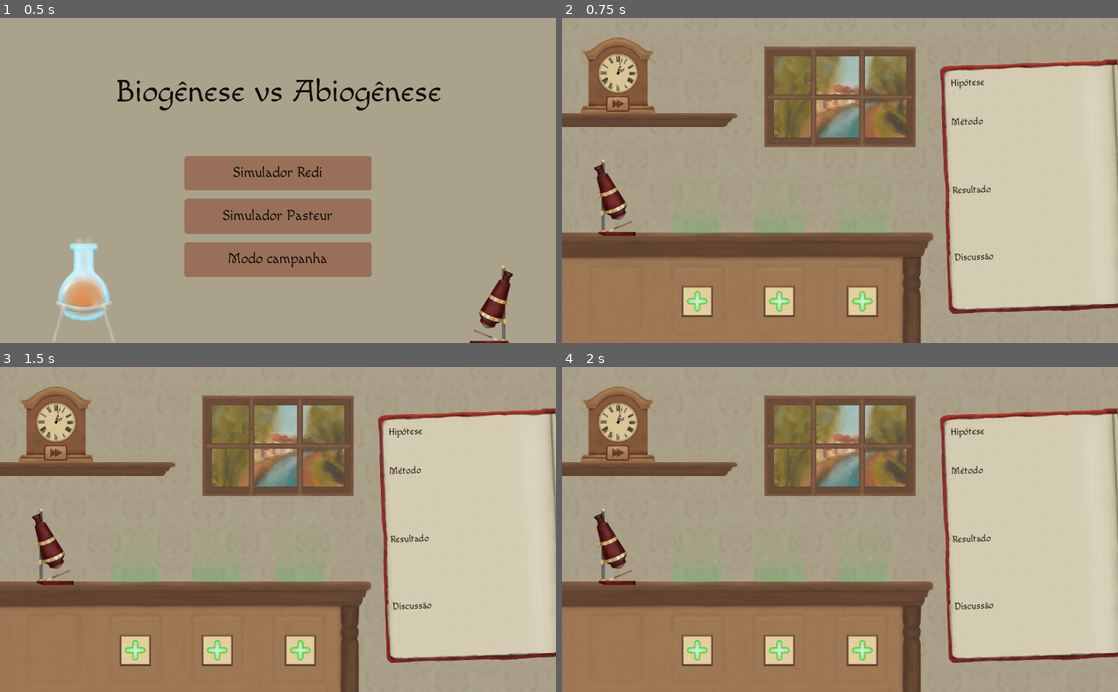
Above: before the commit, frames 1-4 (two rows, left to right).
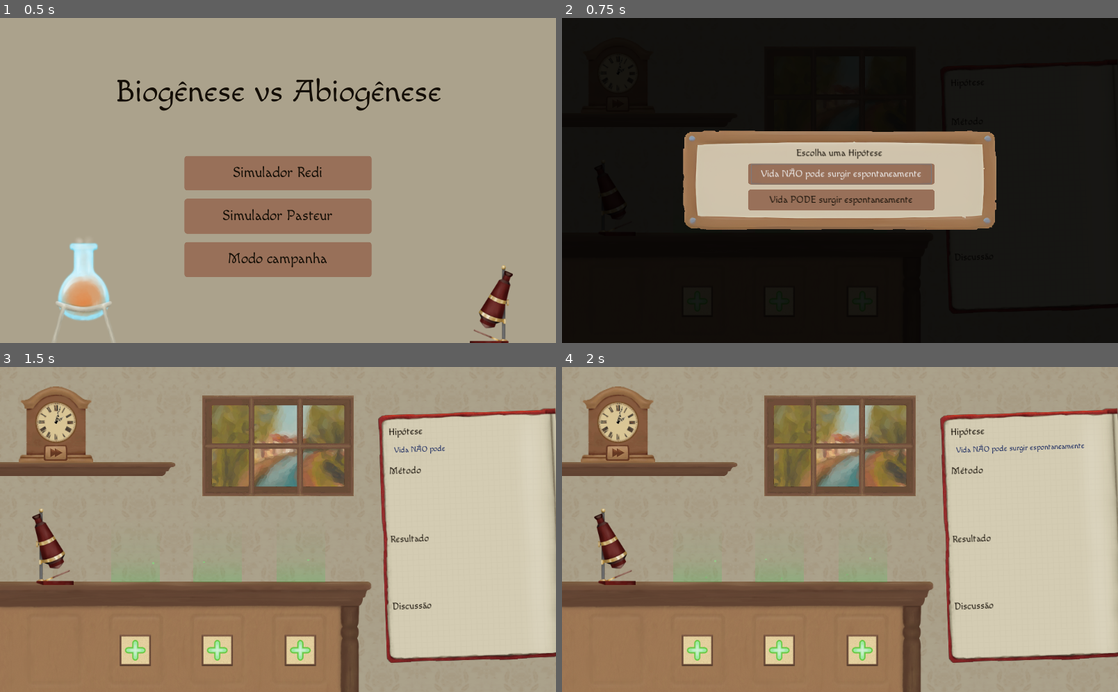
Above: after the commit, the same moments.

Repository: projetospix/Simulador-Biogenese
Game: Godot game, scene res://cenas/Menu Inicial.tscn
The game is run twice, just before and just after one commit, with the same random seed, the same clock (stepped at 60 frames per second) and the same inputs.
Inputs (mouse positions are in pixels of both pictures, inside the frame that each line leads up to):
- Up to frame 1 (0.5 s): no input
- Up to frame 2 (0.75 s): click "Simulador Pasteur" at 0.5 s
- Up to frame 3 (1.5 s): click (278, 523) at 1.25 s, where only the run after the commit has a clickable "Vida NÃO pode surgir espontan…"
- Up to frame 4 (2 s): no input

Frame 1 is identical in both runs. In frame 2, 98% of the frame differs, in the area x 0-100%, y 0-100%; in frame 3, less than 0.1%; in frame 4, 0.2%.

Commit message:
Hipótese

Diff:
--- a/cenas/Caderno.tscn
+++ b/cenas/Caderno.tscn
@@ -1,11 +1,13 @@
-[gd_scene load_steps=5 format=2]
+[gd_scene load_steps=6 format=2]
 
 [ext_resource path="res://cenas/Métodos/SequenciaFrasco.tscn" type="PackedScene" id=1]
 [ext_resource path="res://fontes-e-temas/renascença.tres" type="Theme" id=2]
 [ext_resource path="res://sprites/caderno.png" type="Texture" id=3]
 [ext_resource path="res://cenas/Resultados/SequenciaMicroscopio.tscn" type="PackedScene" id=4]
+[ext_resource path="res://scripts/Caderno.gd" type="Script" id=5]
 
 [node name="Caderno" type="Node2D"]
+script = ExtResource( 5 )
 
 [node name="Control" type="Control" parent="."]
 margin_right = 40.0
@@ -26,6 +28,16 @@
 margin_right = 98.0
 margin_bottom = 52.0
 text = "Hipótese"
+
+[node name="TextoHipotese" type="Label" parent="Control/Hipotese"]
+unique_name_in_owner = true
+margin_left = 9.0
+margin_top = 27.0
+margin_right = 296.0
+margin_bottom = 72.0
+rect_scale = Vector2( 0.8, 0.8 )
+custom_colors/font_color = Color( 0.0509804, 0.121569, 0.356863, 1 )
+valign = 1
 
 [node name="Metodo" type="Label" parent="Control"]
 margin_left = 17.0
--- a/cenas/CenárioPasteur.tscn
+++ b/cenas/CenárioPasteur.tscn
@@ -1,7 +1,8 @@
-[gd_scene load_steps=23 format=2]
+[gd_scene load_steps=24 format=2]
 
 [ext_resource path="res://scripts/Microscopio.gd" type="Script" id=1]
 [ext_resource path="res://scripts/botoesGenerico.gd" type="Script" id=2]
+[ext_resource path="res://scripts/CenárioPasteur.gd" type="Script" id=3]
 [ext_resource path="res://cenas/Tempo.tscn" type="PackedScene" id=4]
 [ext_resource path="res://cenas/AdicionarFrasco.tscn" type="PackedScene" id=5]
 [ext_resource path="res://fontes-e-temas/renascença.tres" type="Theme" id=6]
@@ -54,6 +55,7 @@
 [node name="Cenário Pasteur" type="Control"]
 anchor_right = 1.0
 anchor_bottom = 1.0
+script = ExtResource( 3 )
 __meta__ = {
 "_edit_lock_": true
 }
@@ -266,9 +268,77 @@
 position = Vector2( 696, 80 )
 rotation = -0.0361738
 
+[node name="EscolhaHipotese" type="Popup" parent="."]
+unique_name_in_owner = true
+visible = true
+margin_left = -590.0
+margin_top = -35.0
+margin_right = -9.0
+margin_bottom = 152.0
+theme = ExtResource( 6 )
+popup_exclusive = true
+
+[node name="ColorRect" type="ColorRect" parent="EscolhaHipotese"]
+anchor_left = 0.5
+anchor_top = 0.5
+anchor_right = 0.5
+anchor_bottom = 0.5
+margin_left = -512.0
+margin_top = -300.0
+margin_right = 612.0
+margin_bottom = 400.0
+color = Color( 0, 0, 0, 0.894118 )
+
+[node name="NinePatchRect" type="NinePatchRect" parent="EscolhaHipotese"]
+anchor_right = 1.0
+anchor_bottom = 1.0
+texture = ExtResource( 15 )
+patch_margin_left = 47
+patch_margin_top = 51
+patch_margin_right = 45
+patch_margin_bottom = 51
+
+[node name="Label" type="Label" parent="EscolhaHipotese"]
+anchor_left = 0.5
+anchor_right = 0.5
+margin_left = -80.5
+margin_top = 32.0
+margin_right = 80.5
+margin_bottom = 54.0
+text = "Escolha uma Hipótese"
+
+[node name="VBoxContainer" type="VBoxContainer" parent="EscolhaHipotese"]
+anchor_top = 1.0
+anchor_right = 1.0
+anchor_bottom = 1.0
+margin_left = 127.0
+margin_top = -124.0
+margin_right = -121.0
+margin_bottom = -38.0
+custom_constants/separation = 10
+alignment = 1
+
+[node name="Bio" type="Button" parent="EscolhaHipotese/VBoxContainer"]
+unique_name_in_owner = true
+margin_right = 333.0
+margin_bottom = 38.0
+size_flags_vertical = 3
+text = "Vida NÃO pode surgir espontaneamente"
+
+[node name="Abio" type="Button" parent="EscolhaHipotese/VBoxContainer"]
+unique_name_in_owner = true
+margin_top = 48.0
+margin_right = 333.0
+margin_bottom = 86.0
+size_flags_vertical = 3
+text = "Vida PODE surgir espontaneamente"
+
+[connection signal="AtualizaHipotese" from="." to="Caderno" method="AtualizaHipotese"]
 [connection signal="button_up" from="Microscopio/SpriteMicro" to="Microscopio" method="ObservarFrasco"]
 [connection signal="button_up" from="Microscopio/Botao Micro" to="Microscopio" method="ObservarFrasco"]
 [connection signal="button_up" from="Microscopio/Selecione/Remover" to="Microscopio" method="DesistirMicro"]
 [connection signal="button_up" from="Microscopio/Frasco 1" to="Microscopio" method="MostrarResultado" binds= [ "Frasco A" ]]
 [connection signal="button_up" from="Microscopio/Frasco 2" to="Microscopio" method="MostrarResultado" binds= [ "Frasco B" ]]
 [connection signal="button_up" from="Microscopio/Frasco 3" to="Microscopio" method="MostrarResultado" binds= [ "Frasco C" ]]
+[connection signal="button_up" from="EscolhaHipotese/VBoxContainer/Bio" to="." method="Biogenese"]
+[connection signal="button_up" from="EscolhaHipotese/VBoxContainer/Abio" to="." method="Abiogenese"]
--- /dev/null
+++ b/scripts/Caderno.gd
@@ -0,0 +1,10 @@
+extends Node2D
+
+func _ready():
+	$"%TextoHipotese".percent_visible = 0.0
+
+
+func AtualizaHipotese(texto):
+	$"%TextoHipotese".text = texto
+	var tween = create_tween()
+	tween.tween_property($"%TextoHipotese", "percent_visible", 1, 0.5)
--- /dev/null
+++ b/scripts/CenárioPasteur.gd
@@ -0,0 +1,17 @@
+extends Control
+
+var hipotese = ""
+signal AtualizaHipotese(texto)
+
+func _ready():
+	$EscolhaHipotese.popup_centered()
+
+func Biogenese():
+	hipotese = $"%Bio".text
+	$"%EscolhaHipotese".visible = false
+	emit_signal("AtualizaHipotese", hipotese)
+
+func Abiogenese():
+	hipotese = $"%Abio".text
+	$"%EscolhaHipotese".visible = false
+	emit_signal("AtualizaHipotese", hipotese)
